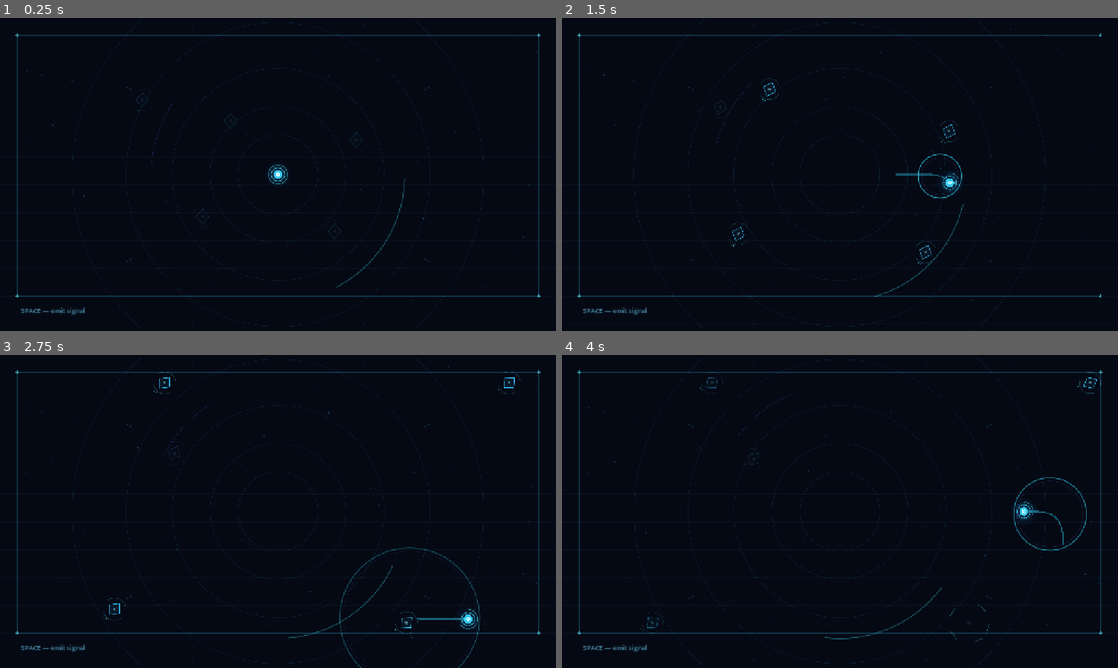
Above: before the commit, frames 1-4 (two rows, left to right).
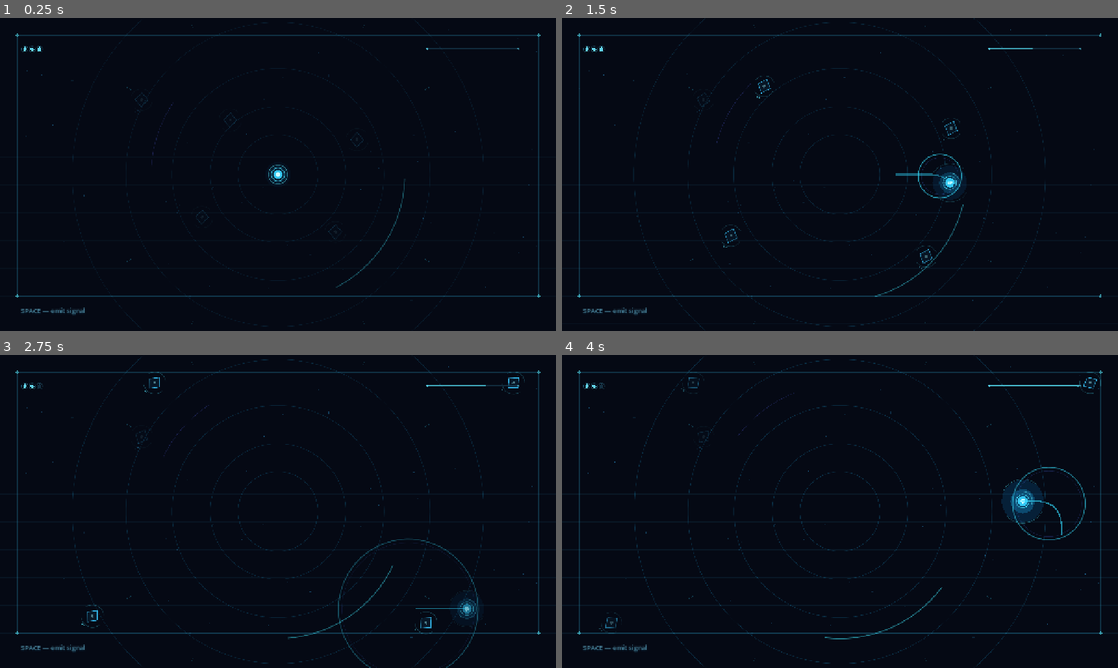
Above: after the commit, the same moments.

Repository: Gustavo-Wallace/hollow-signal
Game: Godot game, scene res://scenes/main.tscn
Same seed, same stepped clock (60 frames per second), same inputs: the game is played once before the commit and once after it.
Inputs:
- Up to frame 1 (0.25 s): no input
- Up to frame 2 (1.5 s): tap Enter (ui_accept) at 0.5, 0.77, 0.8, 1.07, 1.35 s; hold D (move_right) 0.53-1.28 s; tap R at 0.6 s; hold S (move_down) from 1.28 s (still down)
- Up to frame 3 (2.75 s): tap Enter (ui_accept) at 1.52, 1.82, 2.3 s; tap R at 1.55, 2.1 s; release S (move_down) at 2.03 s; hold D (move_right) from 2.03 s (still down)
- Up to frame 4 (4 s): release D (move_right) at 2.78 s; hold W (move_up) 2.78-3.53 s; tap R at 2.85 s; tap Enter (ui_accept) at 3.02, 3.32, 3.6, 3.77 s; hold A (move_left) from 3.53 s (still down)

The runs differ from the first frame. In frame 1, 0.2% of the frame differs, in the area x 3-94%, y 8-71%; in frame 2, 0.6%; in frame 3, 1.2%; in frame 4, 1.6%, in the area x 3-97%, y 3-92%.

Commit message:
exposure and survival loop

Diff:
--- a/scenes/main.tscn
+++ b/scenes/main.tscn
@@ -1,8 +1,9 @@
-[gd_scene load_steps=4 format=3]
+[gd_scene load_steps=5 format=3]
 
 [ext_resource type="Script" path="res://scripts/arena.gd" id="1_arena"]
 [ext_resource type="Script" path="res://scripts/player.gd" id="2_player"]
 [ext_resource type="Script" path="res://scripts/echo_wraith.gd" id="3_wraith"]
+[ext_resource type="Script" path="res://scripts/hud.gd" id="4_hud"]
 
 [node name="HollowSignal" type="Node2D"]
 script = ExtResource("1_arena")
@@ -44,6 +45,9 @@
 
 [node name="Interface" type="CanvasLayer" parent="."]
 
+[node name="Hud" type="Node2D" parent="Interface"]
+script = ExtResource("4_hud")
+
 [node name="SignalHint" type="Label" parent="Interface"]
 offset_left = 48.0
 offset_top = 662.0
@@ -55,3 +59,34 @@
 theme_override_constants/shadow_offset_y = 2
 theme_override_font_sizes/font_size = 15
 text = "SPACE — emit signal"
+
+[node name="GameOver" type="Control" parent="Interface"]
+visible = false
+layout_mode = 3
+anchors_preset = 0
+offset_right = 1280.0
+offset_bottom = 720.0
+mouse_filter = 2
+
+[node name="Title" type="Label" parent="Interface/GameOver"]
+layout_mode = 0
+offset_top = 290.0
+offset_right = 1280.0
+offset_bottom = 336.0
+theme_override_colors/font_color = Color(0.63, 0.93, 1, 0.95)
+theme_override_colors/font_shadow_color = Color(0.02, 0.06, 0.11, 1)
+theme_override_constants/shadow_offset_x = 2
+theme_override_constants/shadow_offset_y = 3
+theme_override_font_sizes/font_size = 30
+text = "SIGNAL LOST"
+horizontal_alignment = 1
+
+[node name="RestartHint" type="Label" parent="Interface/GameOver"]
+layout_mode = 0
+offset_top = 343.0
+offset_right = 1280.0
+offset_bottom = 374.0
+theme_override_colors/font_color = Color(0.4, 0.75, 0.88, 0.72)
+theme_override_font_sizes/font_size = 16
+text = "Press R to restart"
+horizontal_alignment = 1
--- a/scripts/arena.gd
+++ b/scripts/arena.gd
@@ -7,16 +7,20 @@
 var drift := 0.0
 var camera_shake_time := 0.0
 var camera_shake_strength := 0.0
+var exposure := 0.0
+var game_over := false
 @onready var arena_camera: Camera2D = $ArenaCamera
 
 
 func _ready() -> void:
+	process_mode = Node.PROCESS_MODE_ALWAYS
 	_generate_stars()
 	queue_redraw()
 
 
 func _process(delta: float) -> void:
 	drift += delta
+	_update_exposure()
 	_update_camera_shake(delta)
 	queue_redraw()
 
@@ -28,6 +32,31 @@
 	add_child(pulse)
 	camera_shake_time = 0.15
 	camera_shake_strength = 7.0
+
+
+func player_damaged() -> void:
+	camera_shake_time = 0.22
+	camera_shake_strength = 13.0
+
+
+func player_destroyed() -> void:
+	if game_over:
+		return
+	game_over = true
+	$Interface/GameOver.visible = true
+	get_tree().paused = true
+
+
+func _input(event: InputEvent) -> void:
+	if game_over and event is InputEventKey and event.pressed and not event.echo and event.keycode == KEY_R:
+		get_tree().paused = false
+		get_tree().reload_current_scene()
+
+
+func _update_exposure() -> void:
+	var player := get_tree().get_first_node_in_group("signal_player")
+	if player and player.has_method("get_exposure"):
+		exposure = float(player.call("get_exposure"))
 
 
 func _update_camera_shake(delta: float) -> void:
@@ -60,7 +89,7 @@
 
 
 func _draw_grid() -> void:
-	var grid_color := Color(0.12, 0.4, 0.53, 0.075)
+	var grid_color := Color(0.12, 0.4, 0.53, 0.075 + exposure * 0.075)
 	for x in range(0, 1281, 64):
 		draw_line(Vector2(x, 0), Vector2(x, 720), grid_color, 1.0)
 	for y in range(0, 721, 64):
@@ -69,20 +98,20 @@
 
 func _draw_machine_rings() -> void:
 	var center := VIEWPORT_SIZE * 0.5
-	var ring_color := Color(0.12, 0.7, 0.94, 0.11)
+	var ring_color := Color(0.12, 0.7, 0.94, 0.11 + exposure * 0.1)
 	for radius in [92.0, 156.0, 244.0, 350.0, 474.0]:
 		draw_arc(center, radius, 0.0, TAU, 128, ring_color, 1.0, true)
 	for angle in range(0, 360, 30):
 		var direction := Vector2.RIGHT.rotated(deg_to_rad(float(angle)))
 		draw_line(center + direction * 390.0, center + direction * 402.0, Color(0.22, 0.85, 1.0, 0.2), 1.0)
 	var rotating_angle := drift * 0.16
-	draw_arc(center, 292.0, rotating_angle, rotating_angle + 1.05, 48, Color(0.25, 0.92, 1.0, 0.32), 2.0, true)
+	draw_arc(center, 292.0, rotating_angle, rotating_angle + 1.05, 48, Color(0.25, 0.92, 1.0, 0.32 + exposure * 0.16), 2.0, true)
 	draw_arc(center, 292.0, rotating_angle + PI, rotating_angle + PI + 0.56, 32, Color(0.37, 0.42, 1.0, 0.22), 1.0, true)
 
 
 func _draw_stars() -> void:
 	for star in stars:
-		var shimmer: float = 0.35 + sin(drift * 1.4 + star.phase) * 0.18
+		var shimmer: float = 0.35 + sin(drift * 1.4 + star.phase) * 0.18 + exposure * 0.18
 		var tint: float = star.tone
 		draw_circle(star.position, star.size, Color(0.22 * tint, 0.7 * tint, tint, shimmer))
 
--- a/scripts/echo_wraith.gd
+++ b/scripts/echo_wraith.gd
@@ -41,15 +41,26 @@
 
 
 func _process_movement(delta: float) -> void:
-	if alert_time <= 0.0:
-		var player := get_tree().get_first_node_in_group("signal_player") as Node2D
-		if player:
+	var player := get_tree().get_first_node_in_group("signal_player") as Node2D
+	var player_exposure := 0.0
+	if player and player.has_method("get_exposure"):
+		player_exposure = float(player.call("get_exposure"))
+	var has_target := alert_time > 0.0
+	if player and not has_target:
+		var awareness_radius := lerpf(150.0, 520.0, player_exposure)
+		if global_position.distance_to(player.global_position) <= awareness_radius:
 			target_position = player.global_position
-	var direction := global_position.direction_to(target_position)
-	var speed := ALERT_SPEED if alert_time > 0.0 else DORMANT_SPEED
-	velocity = velocity.move_toward(direction * speed, delta * 64.0)
+			has_target = true
+	if has_target:
+		var direction := global_position.direction_to(target_position)
+		var speed := ALERT_SPEED if alert_time > 0.0 else DORMANT_SPEED
+		velocity = velocity.move_toward(direction * speed * (1.0 + player_exposure * 0.7), delta * 64.0)
+	else:
+		velocity = velocity.move_toward(Vector2.ZERO, delta * 38.0)
 	global_position += velocity * delta
 	global_position = global_position.clamp(ARENA_BOUNDS.position, ARENA_BOUNDS.end)
+	if player and global_position.distance_to(player.global_position) <= 27.0:
+		player.call("take_damage", global_position)
 
 
 func receive_signal_pulse(origin: Vector2, force: float, damage: int) -> void:
--- /dev/null
+++ b/scripts/hud.gd
@@ -0,0 +1,33 @@
+extends Node2D
+
+
+func _process(_delta: float) -> void:
+	queue_redraw()
+
+
+func _draw() -> void:
+	var player := get_tree().get_first_node_in_group("signal_player")
+	if player == null:
+		return
+	var health := int(player.call("get_health"))
+	var max_health := int(player.call("get_max_health"))
+	var exposure := float(player.call("get_exposure"))
+	_draw_health(health, max_health)
+	_draw_exposure(exposure)
+
+
+func _draw_health(health: int, max_health: int) -> void:
+	for index in max_health:
+		var filled := index < health
+		var color := Color(0.42, 0.91, 1.0, 0.9) if filled else Color(0.13, 0.31, 0.4, 0.55)
+		draw_circle(Vector2(57.0 + index * 17.0, 72.0), 4.4, color)
+		draw_arc(Vector2(57.0 + index * 17.0, 72.0), 7.2, 0.0, TAU, 24, Color(0.3, 0.78, 0.92, 0.35), 1.0, true)
+
+
+func _draw_exposure(exposure: float) -> void:
+	var origin := Vector2(984.0, 71.0)
+	var length := 210.0
+	draw_line(origin, origin + Vector2(length, 0.0), Color(0.14, 0.36, 0.46, 0.52), 2.0, true)
+	draw_line(origin, origin + Vector2(length * exposure, 0.0), Color(0.35, 0.92, 1.0, 0.58 + exposure * 0.35), 2.0, true)
+	draw_circle(origin, 2.6, Color(0.37, 0.9, 1.0, 0.68))
+	draw_circle(origin + Vector2(length, 0.0), 2.6, Color(0.37, 0.9, 1.0, 0.45))
--- a/scripts/player.gd
+++ b/scripts/player.gd
@@ -4,11 +4,20 @@
 const ACCELERATION := 1250.0
 const DECELERATION := 1650.0
 const PULSE_COOLDOWN := 0.65
+const MAX_HEALTH := 3
+const INVULNERABILITY_DURATION := 1.0
+const EXPOSURE_PER_PULSE := 0.28
+const EXPOSURE_DECAY := 0.09
 const ARENA_BOUNDS := Rect2(62.0, 62.0, 1156.0, 556.0)
 
 var velocity := Vector2.ZERO
 var trail_points: PackedVector2Array = []
 var pulse_cooldown := 0.0
+var health := MAX_HEALTH
+var invulnerability_time := 0.0
+var exposure := 0.0
+var damage_flash := 0.0
+var destroyed := false
 @onready var trail: Line2D = $Trail
 
 
@@ -19,12 +28,18 @@
 
 
 func _process(delta: float) -> void:
+	if destroyed:
+		return
 	_move(delta)
 	_update_trail()
 	pulse_cooldown = maxf(0.0, pulse_cooldown - delta)
+	invulnerability_time = maxf(0.0, invulnerability_time - delta)
+	exposure = maxf(0.0, exposure - EXPOSURE_DECAY * delta)
+	damage_flash = maxf(0.0, damage_flash - delta * 3.5)
 	if Input.is_action_just_pressed("ui_accept") and pulse_cooldown <= 0.0:
 		get_parent().emit_pulse(global_position)
 		pulse_cooldown = PULSE_COOLDOWN
+		exposure = minf(1.0, exposure + EXPOSURE_PER_PULSE)
 	queue_redraw()
 
 
@@ -44,17 +59,48 @@
 	while trail_points.size() > 22:
 		trail_points.remove_at(trail_points.size() - 1)
 	trail.points = trail_points
-	trail.default_color.a = 0.14 + minf(velocity.length() / MAX_SPEED, 1.0) * 0.28
+	trail.default_color.a = 0.14 + minf(velocity.length() / MAX_SPEED, 1.0) * 0.28 + exposure * 0.18
+
+
+func take_damage(source_position: Vector2) -> void:
+	if invulnerability_time > 0.0 or destroyed:
+		return
+	health -= 1
+	invulnerability_time = INVULNERABILITY_DURATION
+	damage_flash = 1.0
+	velocity += source_position.direction_to(global_position) * 260.0
+	get_parent().player_damaged()
+	if health <= 0:
+		destroyed = true
+		get_parent().player_destroyed()
+	queue_redraw()
+
+
+func get_exposure() -> float:
+	return exposure
+
+
+func get_health() -> int:
+	return health
+
+
+func get_max_health() -> int:
+	return MAX_HEALTH
 
 
 func _draw() -> void:
 	var pulse := sin(Time.get_ticks_msec() * 0.003) * 0.5 + 0.5
 	var cooldown_progress := 1.0 - pulse_cooldown / PULSE_COOLDOWN
-	draw_circle(Vector2.ZERO, 28.0 + pulse * 3.0, Color(0.05, 0.5, 0.82, 0.055))
-	draw_circle(Vector2.ZERO, 19.0 + pulse * 2.0, Color(0.1, 0.72, 1.0, 0.12))
-	draw_arc(Vector2.ZERO, 15.0, 0.0, TAU, 48, Color(0.3, 0.9, 1.0, 0.72), 1.2, true)
-	draw_arc(Vector2.ZERO, 22.0, -PI * 0.5, -PI * 0.5 + TAU * cooldown_progress, 32, Color(0.35, 0.93, 1.0, 0.52), 1.3, true)
-	draw_circle(Vector2.ZERO, 10.0, Color(0.22, 0.83, 1.0, 0.92))
-	draw_circle(Vector2.ZERO, 5.0, Color(0.8, 0.98, 1.0, 1.0))
-	draw_line(Vector2(-17, 0), Vector2(17, 0), Color(0.35, 0.9, 1.0, 0.3), 1.0)
-	draw_line(Vector2(0, -17), Vector2(0, 17), Color(0.35, 0.9, 1.0, 0.3), 1.0)
+	var blink_alpha := 1.0 if invulnerability_time <= 0.0 else 0.38 + 0.62 * absf(sin(Time.get_ticks_msec() * 0.018))
+	var aura_radius := 28.0 + pulse * 3.0 + exposure * 18.0
+	draw_circle(Vector2.ZERO, aura_radius, Color(0.05, 0.5, 0.82, (0.055 + exposure * 0.14) * blink_alpha))
+	draw_circle(Vector2.ZERO, 19.0 + pulse * 2.0 + exposure * 7.0, Color(0.1, 0.72, 1.0, (0.12 + exposure * 0.16) * blink_alpha))
+	draw_arc(Vector2.ZERO, 15.0, 0.0, TAU, 48, Color(0.3, 0.9, 1.0, (0.72 + exposure * 0.2) * blink_alpha), 1.2, true)
+	draw_arc(Vector2.ZERO, 22.0, -PI * 0.5, -PI * 0.5 + TAU * cooldown_progress, 32, Color(0.35, 0.93, 1.0, 0.52 * blink_alpha), 1.3, true)
+	if exposure > 0.05:
+		draw_arc(Vector2.ZERO, 34.0 + pulse * 5.0 + exposure * 12.0, 0.45, 2.35, 24, Color(0.3, 0.92, 1.0, exposure * 0.38 * blink_alpha), 1.0, true)
+		draw_arc(Vector2.ZERO, 34.0 + pulse * 5.0 + exposure * 12.0, 3.6, 5.5, 24, Color(0.3, 0.92, 1.0, exposure * 0.38 * blink_alpha), 1.0, true)
+	draw_circle(Vector2.ZERO, 10.0 + exposure * 1.5, Color(0.22, 0.83, 1.0, 0.92 * blink_alpha))
+	draw_circle(Vector2.ZERO, 5.0 + damage_flash * 1.6, Color(0.8, 0.98, 1.0, blink_alpha))
+	draw_line(Vector2(-17, 0), Vector2(17, 0), Color(0.35, 0.9, 1.0, 0.3 * blink_alpha), 1.0)
+	draw_line(Vector2(0, -17), Vector2(0, 17), Color(0.35, 0.9, 1.0, 0.3 * blink_alpha), 1.0)
Not shown, added: scripts/hud.gd.uid
